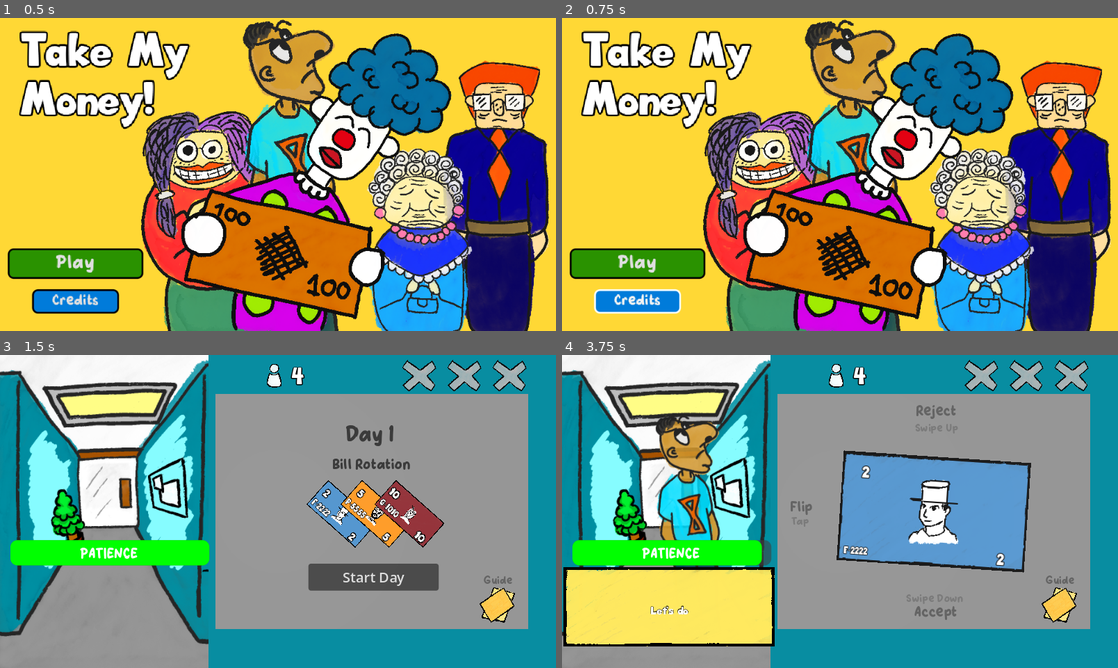
Above: before the commit, frames 1-4 (two rows, left to right).
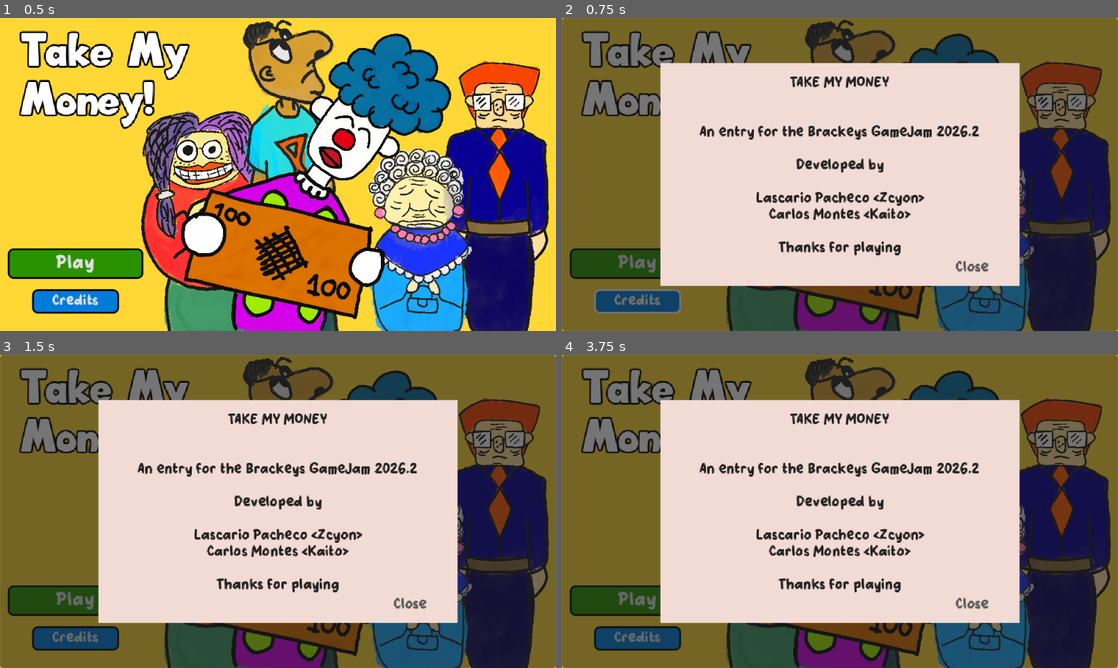
Above: after the commit, the same moments.

Repository: KaitoGameDev/brackeys-gj-2026-2
Game: Godot game, scene res://source/main_menu.tscn
Same seed, same stepped clock (60 frames per second), same inputs: the game is played once before the commit and once after it.
Inputs (mouse positions are in pixels of both pictures, inside the frame that each line leads up to):
- Up to frame 1 (0.5 s): no input
- Up to frame 2 (0.75 s): click "Credits" at 0.5 s
- Up to frame 3 (1.5 s): click "Play" at 1.25 s
- Up to frame 4 (3.75 s): click (934, 577) at 2 s, where only the run before the commit has a clickable "Start Day"; click (639, 599) at 2.75 s, where only the run after the commit has a clickable "Play"; click (639, 599) at 3.5 s, where only the run after the commit has a clickable "Play"

Frame 1 is identical in both runs. In frame 2, 95% of the frame differs, in the area x 0-100%, y 0-100%; in frame 3, 99%; in frame 4, 99%.

Commit message:
add main music, polish game over screen

Diff:
--- a/source/audio/audio_controller.gd
+++ b/source/audio/audio_controller.gd
@@ -1,6 +1,17 @@
 extends Node
 
+@onready var bgm_player: AudioStreamPlayer = $BgAudioPlayer
+@onready var sfx_player: AudioStreamPlayer = $SFXAudioPlayer
+@onready var interactions_player: AudioStreamPlayer = $InteractionsAudioPlayer
 
-@export var bgm: Dictionary[String, AudioStream] = {}
-@export var sfx: Dictionary[String, AudioStream] = {}
-@export var interactions: Dictionary[String, AudioStream] = {}
+var bgm: Dictionary[String, Resource] = {
+	"main": preload("res://assets/music/regrowth wip.wav")
+}
+
+func _ready() -> void:
+	play_bgm("main")
+
+func play_bgm(track_name: String) -> void:
+	if bgm.has(track_name):
+		bgm_player.stream = bgm.get(track_name)
+		bgm_player.play()
--- /dev/null
+++ b/source/game_over/game_over_screen.gd
@@ -0,0 +1,9 @@
+class_name GameOverScreen extends Control
+
+@onready var exit_btn: Button = $ExitBtn
+
+func _ready() -> void:
+	exit_btn.pressed.connect(_on_exit_btn_pressed)
+
+func _on_exit_btn_pressed() -> void:
+	get_tree().change_scene_to_file("res://source/main_menu.tscn")
--- /dev/null
+++ b/source/game_over/game_over_screen.tscn
@@ -0,0 +1,88 @@
+[gd_scene format=3 uid="uid://coskme3j2daji"]
+
+[ext_resource type="Texture2D" uid="uid://yagwg1q6wjow" path="res://assets/game_over_sketch.png" id="1_iabal"]
+[ext_resource type="Script" uid="uid://c5ntvxnxofxh5" path="res://source/game_over/game_over_screen.gd" id="1_m6ds0"]
+[ext_resource type="FontFile" uid="uid://bq7fh1y3is7sg" path="res://assets/fonts/Big_Bottom_Typeface_Normal.ttf" id="2_pcpx3"]
+[ext_resource type="FontFile" uid="uid://brpmi7pe5c0jr" path="res://assets/fonts/UnyuCartoon.ttf" id="3_t8y8i"]
+
+[sub_resource type="StyleBoxFlat" id="StyleBoxFlat_m6ds0"]
+bg_color = Color(0.22130159, 0.22130162, 0.22130153, 1)
+
+[sub_resource type="StyleBoxFlat" id="StyleBoxFlat_t8y8i"]
+bg_color = Color(0.6, 0.6, 0.6, 0)
+border_width_left = 1
+border_width_top = 1
+border_width_right = 1
+border_width_bottom = 2
+border_color = Color(1, 1, 1, 1)
+corner_radius_top_left = 6
+corner_radius_top_right = 6
+corner_radius_bottom_right = 6
+corner_radius_bottom_left = 6
+corner_detail = 16
+
+[node name="GameOverScreen" type="Control" unique_id=239139841]
+layout_mode = 3
+anchors_preset = 15
+anchor_right = 1.0
+anchor_bottom = 1.0
+grow_horizontal = 2
+grow_vertical = 2
+script = ExtResource("1_m6ds0")
+
+[node name="Panel" type="Panel" parent="." unique_id=1989466475]
+layout_mode = 1
+anchors_preset = 15
+anchor_right = 1.0
+anchor_bottom = 1.0
+grow_horizontal = 2
+grow_vertical = 2
+theme_override_styles/panel = SubResource("StyleBoxFlat_m6ds0")
+
+[node name="GameOverSketch" type="TextureRect" parent="." unique_id=1047290107]
+layout_mode = 1
+anchors_preset = 8
+anchor_left = 0.5
+anchor_top = 0.5
+anchor_right = 0.5
+anchor_bottom = 0.5
+offset_left = -210.0
+offset_top = -174.0
+offset_right = 200.0
+offset_bottom = 236.0
+grow_horizontal = 2
+grow_vertical = 2
+texture = ExtResource("1_iabal")
+expand_mode = 5
+stretch_mode = 5
+
+[node name="GameOverLabel" type="Label" parent="." unique_id=991130838]
+layout_mode = 1
+anchors_preset = 5
+anchor_left = 0.5
+anchor_right = 0.5
+offset_left = -115.0
+offset_top = -24.0
+offset_right = 115.0
+offset_bottom = 86.0
+grow_horizontal = 2
+theme_override_colors/font_color = Color(0.726364, 0, 0.0018120265, 1)
+theme_override_colors/font_shadow_color = Color(0.27569968, 0.27569968, 0.27569965, 1)
+theme_override_constants/shadow_offset_x = -3
+theme_override_constants/shadow_offset_y = 2
+theme_override_fonts/font = ExtResource("2_pcpx3")
+theme_override_font_sizes/font_size = 36
+text = "Game Over"
+
+[node name="ExitBtn" type="Button" parent="." unique_id=1785953733]
+layout_mode = 1
+anchors_preset = -1
+anchor_left = 0.74375
+anchor_top = 0.8527778
+anchor_right = 0.9921875
+anchor_bottom = 0.98333335
+theme_override_fonts/font = ExtResource("3_t8y8i")
+theme_override_styles/normal = SubResource("StyleBoxFlat_t8y8i")
+text = "Back to
+main menu"
+metadata/_edit_use_anchors_ = true
--- a/source/main.tscn
+++ b/source/main.tscn
@@ -25,7 +25,7 @@
 [ext_resource type="Script" uid="uid://5yi0hln8l8pp" path="res://source/help_folders/help_folder_button.gd" id="15_ly4gw"]
 [ext_resource type="Script" uid="uid://bva8u8qxst4an" path="res://source/money_swipe/wave_start_ui.gd" id="15_vjn7t"]
 [ext_resource type="PackedScene" uid="uid://m6b1wb8tskyl" path="res://source/help_folders/help_folder.tscn" id="16_73f7r"]
-[ext_resource type="Script" uid="uid://dfeyjuwpa2s0j" path="res://source/ui/game_over_ui.gd" id="20_30e5b"]
+[ext_resource type="PackedScene" uid="uid://coskme3j2daji" path="res://source/game_over/game_over_screen.tscn" id="20_30e5b"]
 [ext_resource type="Resource" uid="uid://d16xwr4dhh5ey" path="res://resources/clients/lola.tres" id="24_nmlcr"]
 [ext_resource type="Resource" uid="uid://clm01jcxpx5vq" path="res://resources/clients/steven.tres" id="25_qp6gg"]
 
@@ -116,7 +116,7 @@
 script = ExtResource("11_sm8so")
 wave_start_container = NodePath("../../CanvasLayer/WaveStartContainer")
 play_area_container = NodePath("../../CanvasLayer/PlayAreaContainer")
-game_over_container = NodePath("../../CanvasLayer/GameOverContainer")
+game_over_container = NodePath("../../CanvasLayer/GameOverScreen")
 
 [node name="CanvasLayer" type="CanvasLayer" parent="." unique_id=1115977841]
 
@@ -454,51 +454,8 @@
 visible = false
 money_swipe_controller = NodePath("../../Controllers/MoneySwipeController")
 
-[node name="GameOverContainer" type="Control" parent="CanvasLayer" unique_id=766196934]
+[node name="GameOverScreen" parent="CanvasLayer" unique_id=239139841 instance=ExtResource("20_30e5b")]
 visible = false
-layout_mode = 3
-anchors_preset = 15
-anchor_right = 1.0
-anchor_bottom = 1.0
-grow_horizontal = 2
-grow_vertical = 2
-script = ExtResource("20_30e5b")
-
-[node name="Panel" type="Panel" parent="CanvasLayer/GameOverContainer" unique_id=1121146054]
-layout_mode = 1
-anchors_preset = 15
-anchor_right = 1.0
-anchor_bottom = 1.0
-grow_horizontal = 2
-grow_vertical = 2
-
-[node name="Button" type="Button" parent="CanvasLayer/GameOverContainer/Panel" unique_id=1347541538]
-layout_mode = 1
-anchors_preset = 8
-anchor_left = 0.5
-anchor_top = 0.5
-anchor_right = 0.5
-anchor_bottom = 0.5
-offset_left = -32.5
-offset_top = -15.5
-offset_right = 32.5
-offset_bottom = 15.5
-grow_horizontal = 2
-grow_vertical = 2
-text = "Restart"
-
-[node name="Label" type="Label" parent="CanvasLayer/GameOverContainer/Panel" unique_id=394103635]
-layout_mode = 1
-anchors_preset = 10
-anchor_right = 1.0
-offset_top = 125.0
-offset_bottom = 157.0
-grow_horizontal = 2
-theme_override_fonts/font = ExtResource("14_qp6gg")
-theme_override_font_sizes/font_size = 32
-text = "Game Over"
-horizontal_alignment = 1
-vertical_alignment = 1
 
 [node name="MoneyContainer" type="Node3D" parent="." unique_id=537026169]
 
--- a/source/main_menu.gd
+++ b/source/main_menu.gd
@@ -2,13 +2,21 @@
 
 @onready var play_btn: Button = $CanvasLayer/ActionButtons/PlayBtn
 @onready var credits_btn: Button = $CanvasLayer/ActionButtons/CreditsBtn
+@onready var close_btn: Button = $CanvasLayer/CreditsModal/ColorRect/CloseBtn
+
+@onready var credits_modal: Control = $CanvasLayer/CreditsModal
 
 func _ready() -> void:
 	play_btn.pressed.connect(_on_play_btn_pressed)
+	close_btn.pressed.connect(_on_close_credits_pressed)
+	credits_btn.pressed.connect(_on_credits_btn_pressed)
 
+
+func _on_close_credits_pressed() -> void:
+	credits_modal.visible = false
 
 func _on_play_btn_pressed() -> void:
 	get_tree().change_scene_to_file("res://source/main.tscn")
 
 func _on_credits_btn_pressed() -> void:
-	pass
+	credits_modal.visible = true
--- a/source/main_menu.tscn
+++ b/source/main_menu.tscn
@@ -205,14 +205,56 @@
 
 [node name="ColorRect" type="ColorRect" parent="CanvasLayer/CreditsModal" unique_id=1245247447]
 layout_mode = 1
-anchors_preset = 8
-anchor_left = 0.5
-anchor_top = 0.5
-anchor_right = 0.5
-anchor_bottom = 0.5
-offset_left = -207.0
-offset_top = -128.0
-offset_right = 207.0
-offset_bottom = 128.0
-grow_horizontal = 2
-grow_vertical = 2
+anchors_preset = -1
+anchor_left = 0.1765625
+anchor_top = 0.14444445
+anchor_right = 0.8234375
+anchor_bottom = 0.85555553
+grow_horizontal = 2
+grow_vertical = 2
+color = Color(0.9490196, 0.85882354, 0.8352941, 1)
+metadata/_edit_use_anchors_ = true
+
+[node name="Label" type="Label" parent="CanvasLayer/CreditsModal/ColorRect" unique_id=2128400503]
+layout_mode = 1
+anchors_preset = 15
+anchor_right = 1.0
+anchor_bottom = 1.0
+grow_horizontal = 2
+grow_vertical = 2
+theme_override_colors/font_color = Color(0.13319641, 0.13319641, 0.13319638, 1)
+theme_override_fonts/font = ExtResource("7_e4wre")
+text = "TAKE MY MONEY
+
+
+An entry for the Brackeys GameJam 2026.2
+
+Developed by
+
+Lascario Pacheco <Zcyon>
+Carlos Montes <Kaito>
+
+Thanks for playing
+"
+horizontal_alignment = 1
+vertical_alignment = 1
+
+[node name="CloseBtn" type="Button" parent="CanvasLayer/CreditsModal/ColorRect" unique_id=544478102]
+layout_mode = 1
+anchors_preset = 3
+anchor_left = 1.0
+anchor_top = 1.0
+anchor_right = 1.0
+anchor_bottom = 1.0
+offset_left = -103.0
+offset_top = -36.0
+offset_right = -7.0
+offset_bottom = -5.0
+grow_horizontal = 0
+grow_vertical = 0
+theme_override_colors/font_color = Color(0.34781757, 0.3478167, 0.34781688, 1)
+theme_override_colors/font_hover_color = Color(0.13682568, 0.13682568, 0.1368261, 1)
+theme_override_colors/icon_pressed_color = Color(0, 0, 0, 1)
+theme_override_fonts/font = ExtResource("7_e4wre")
+text = "Close"
+flat = true
Binary file added: assets/game_over_sketch.png
Not shown, added: assets/game_over_sketch.png.import
Not shown, added: assets/music/regrowth wip.wav.import
Not shown, added: source/game_over/game_over_screen.gd.uid
Not shown, added: assets/music/regrowth wip.wav
